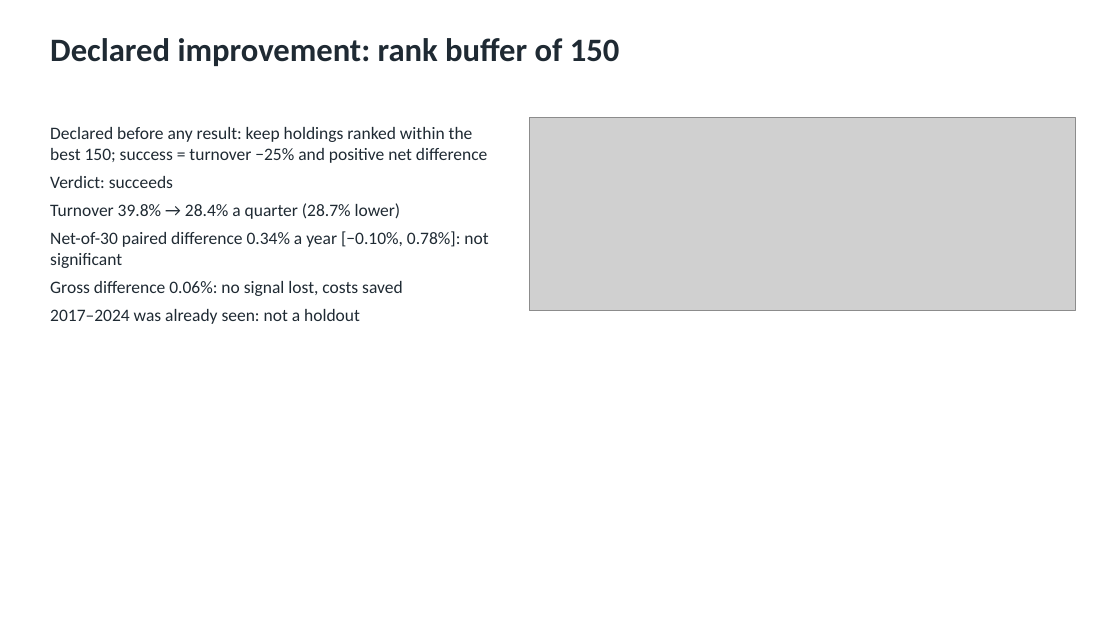
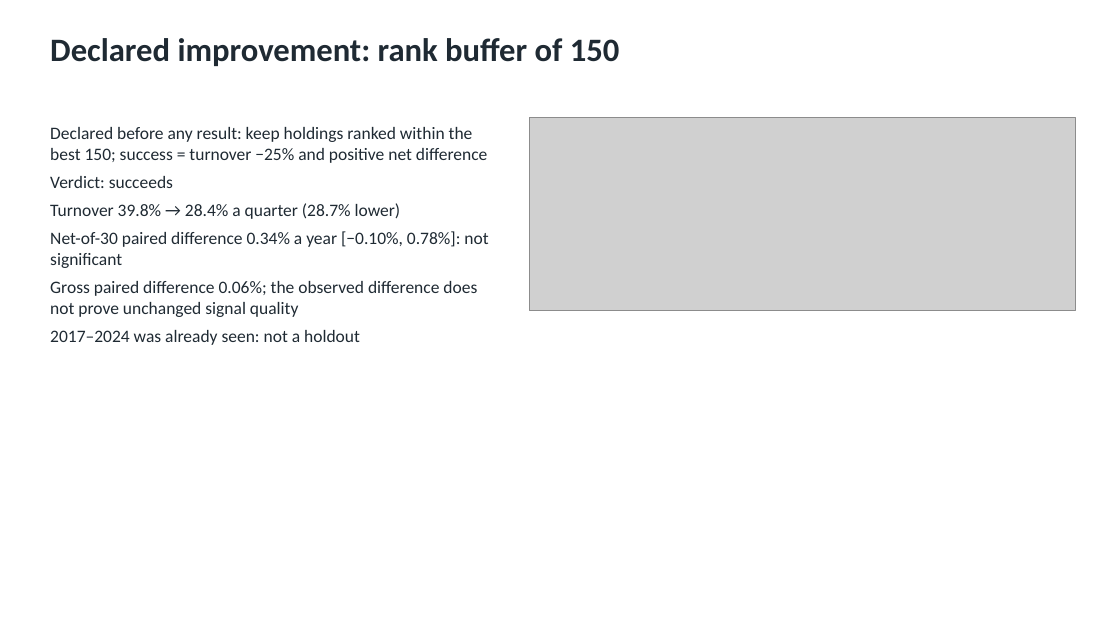
Before and after one commit to yingnichang/MTH9897, a slide deck: slide 16 of Final/presentation/conservative_formula.pptx (slide 13 before the commit). Drawn at 1120x630 pixels with LibreOffice and Linux fonts; fonts in the diff are those of the drawing; grey boxes stand for pictures. Boxes give left, top, right and bottom in pixels: in the first picture for what was removed or moved away, otherwise in the second. Text is boxed around its words. In the diff, an @@ line names an element or a change of style, - is before the commit and + after.

```diff
--- a/Final/presentation/conservative_formula.pptx
+++ b/Final/presentation/conservative_formula.pptx
@@ text at [50,281,477,317]: text changed @@
-Gross difference 0.06%: no signal lost, costs saved
+Gross paired difference 0.06%; the observed difference does not prove unchanged signal quality
```
Also in this commit, not shown: 3 other slides changed, 3 slides added, 51 other files.
